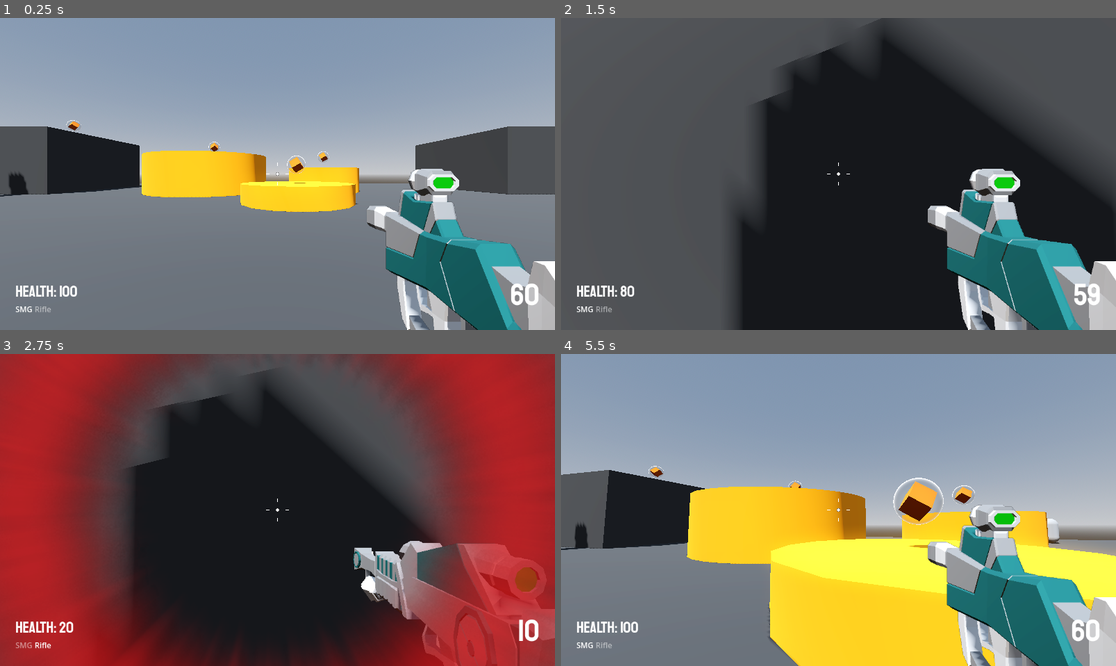
Above: before the commit, frames 1-4 (two rows, left to right).
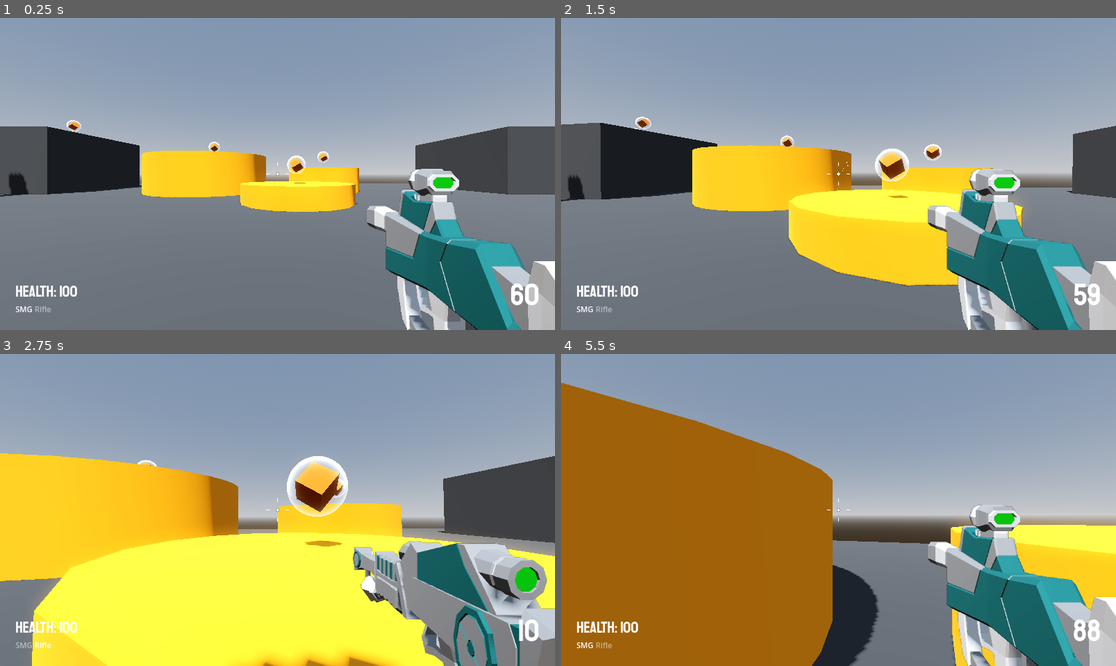
Above: after the commit, the same moments.

Repository: SugarF0x/robage-3d
Game: Godot game, scene res://Levels/sandbox.tscn
Two runs of this game, one before a commit and one after it. Both use one fixed random seed, a clock stepped at 60 frames per second and the inputs below.
Inputs (mouse positions are in pixels of both pictures, inside the frame that each line leads up to):
- Up to frame 1 (0.25 s): no input
- Up to frame 2 (1.5 s): tap Enter (ui_text_submit) at 0.5, 0.6 s; move the mouse to (866, 174) at 0.52 s; hold W (move_forward) from 0.53 s (still down); tap Space (jump) at 0.77 s; move the mouse to (810, 174) at 1.27 s; click (810, 174) at 1.35 s
- Up to frame 3 (2.75 s): keep holding W (move_forward); tap Space (jump) at 1.52 s; tap Enter (ui_text_submit) at 1.55, 2.3 s; move the mouse to (288, 503) at 2.02 s; tap Mouse wheel down (scroll_down) at 2.1 s
- Up to frame 4 (5.5 s): move the mouse to (832, 516) at 2.77 s; tap Mouse wheel up (scroll_up) at 2.85 s; tap Space (jump) at 3.02, 4.52, 5.27 s; tap Enter (ui_text_submit) at 3.05, 4.35, 5.1 s; release W (move_forward) at 3.5 s; click (838, 516) at 3.5 s, where only the run before the commit has a clickable "Restart"; move the mouse to (877, 513) at 4.27 s; hold W (move_forward) from 4.28 s (still down); move the mouse to (794, 506) at 5.02 s

The runs differ from the first frame. In frame 1, 0.2% of the frame differs, in the area x 12-60%, y 32-50%; in frame 2, 87%; in frame 3, 98%, in the area x 0-100%, y 0-100%; in frame 4, 53%.

Commit message:
respawn enemies on death

Diff:
--- a/Enemy/enemy.gd
+++ b/Enemy/enemy.gd
@@ -1,5 +1,8 @@
 class_name Enemy
 extends CharacterBody3D
+
+
+signal death
 
 
 @export var aggro_range := 12.0
@@ -22,9 +25,11 @@
 
 var health := max_health:
 	set(value):
+		if health > value: provoked = true
 		health = value
-		if health <= 0: queue_free()
-		provoked = true
+		if health <= 0:
+			death.emit()
+			queue_free()
 
 
 func _ready() -> void:
--- a/Levels/EnemyManager.gd
+++ b/Levels/EnemyManager.gd
@@ -8,11 +8,12 @@
 @onready var enemies = $Enemies
 
 
-func _input(_event: InputEvent) -> void:
-	if Input.is_action_just_pressed("ui_text_submit"): spawn()
+func _ready() -> void: spawn()
 
 
 func spawn() -> void:
 	var enemy = enemy_scene.instantiate()
+	enemy.global_position = spawn_points.pick_random().global_position
+	enemy.provoked = true
+	enemy.death.connect(spawn)
 	enemies.add_child(enemy)
-	enemy.global_position = spawn_points.pick_random().global_position
--- a/PickUps/FresnelAura.tres
+++ b/PickUps/FresnelAura.tres
@@ -1,7 +1,9 @@
-[gd_resource type="VisualShader" load_steps=2 format=3 uid="uid://cmey7ajj7eu2m"]
+[gd_resource type="VisualShader" load_steps=3 format=3 uid="uid://cmey7ajj7eu2m"]
 
 [sub_resource type="VisualShaderNodeFresnel" id="VisualShaderNodeFresnel_hyhnq"]
 default_input_values = [2, false, 3, 2.0]
+
+[sub_resource type="VisualShaderNodeColorConstant" id="VisualShaderNodeColorConstant_a81a1"]
 
 [resource]
 code = "shader_type spatial;
@@ -11,15 +13,19 @@
 
 
 void fragment() {
+// ColorConstant:3
+	vec4 n_out3p0 = vec4(1.000000, 1.000000, 1.000000, 1.000000);
+
+
 // Fresnel:2
 	float n_in2p3 = 2.00000;
 	float n_out2p0 = pow(1.0 - clamp(dot(NORMAL, VIEW), 0.0, 1.0), n_in2p3);
 
 
 // Output:0
-	ALBEDO = vec3(n_out2p0);
+	ALBEDO = vec3(n_out3p0.xyz);
 	ALPHA = n_out2p0;
-	EMISSION = vec3(n_out2p0);
+	EMISSION = vec3(n_out3p0.xyz);
 
 
 }
@@ -27,4 +33,6 @@
 graph_offset = Vector2(-499.333, -56.6667)
 nodes/fragment/2/node = SubResource("VisualShaderNodeFresnel_hyhnq")
 nodes/fragment/2/position = Vector2(-140, 140)
-nodes/fragment/connections = PackedInt32Array(2, 0, 0, 1, 2, 0, 0, 5, 2, 0, 0, 0)
+nodes/fragment/3/node = SubResource("VisualShaderNodeColorConstant_a81a1")
+nodes/fragment/3/position = Vector2(20, 380)
+nodes/fragment/connections = PackedInt32Array(2, 0, 0, 1, 3, 0, 0, 0, 3, 0, 0, 5)
